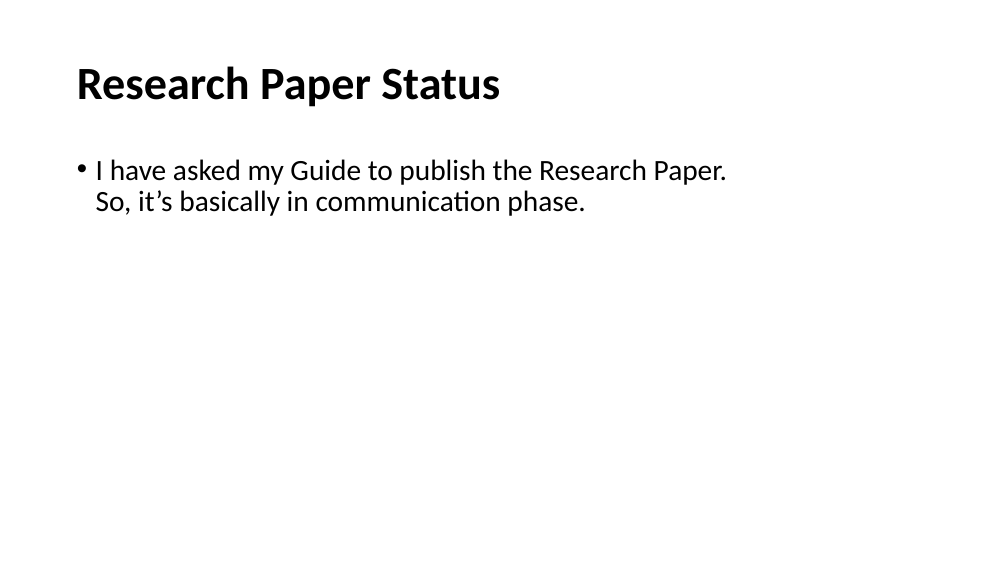
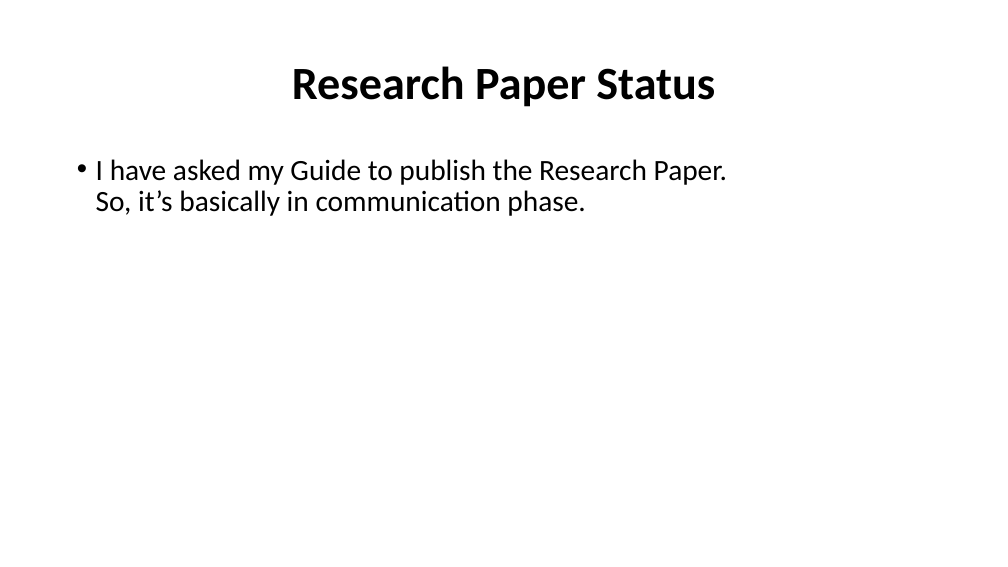
Before and after one commit to tusharmaurya267/E-commerce-Research-paper, a slide deck: slide 17 of Final Review.pptx (slide 15 before the commit). Drawn at 1008x567 pixels with LibreOffice and Linux fonts; fonts in the diff are those of the drawing. Boxes give left, top, right and bottom in pixels: in the first picture for what was removed or moved away, otherwise in the second. Text is boxed around its words. In the diff, an @@ line names an element or a change of style, - is before the commit and + after.

```diff
--- a/Final Review.pptx
+++ b/Final Review.pptx
@@ title "Research Paper Status" at [292,66,715,107]: alignment left to centre @@
```
Also in this commit, not shown: 1 other slide changed, 6 slides added, 4 slides removed.
